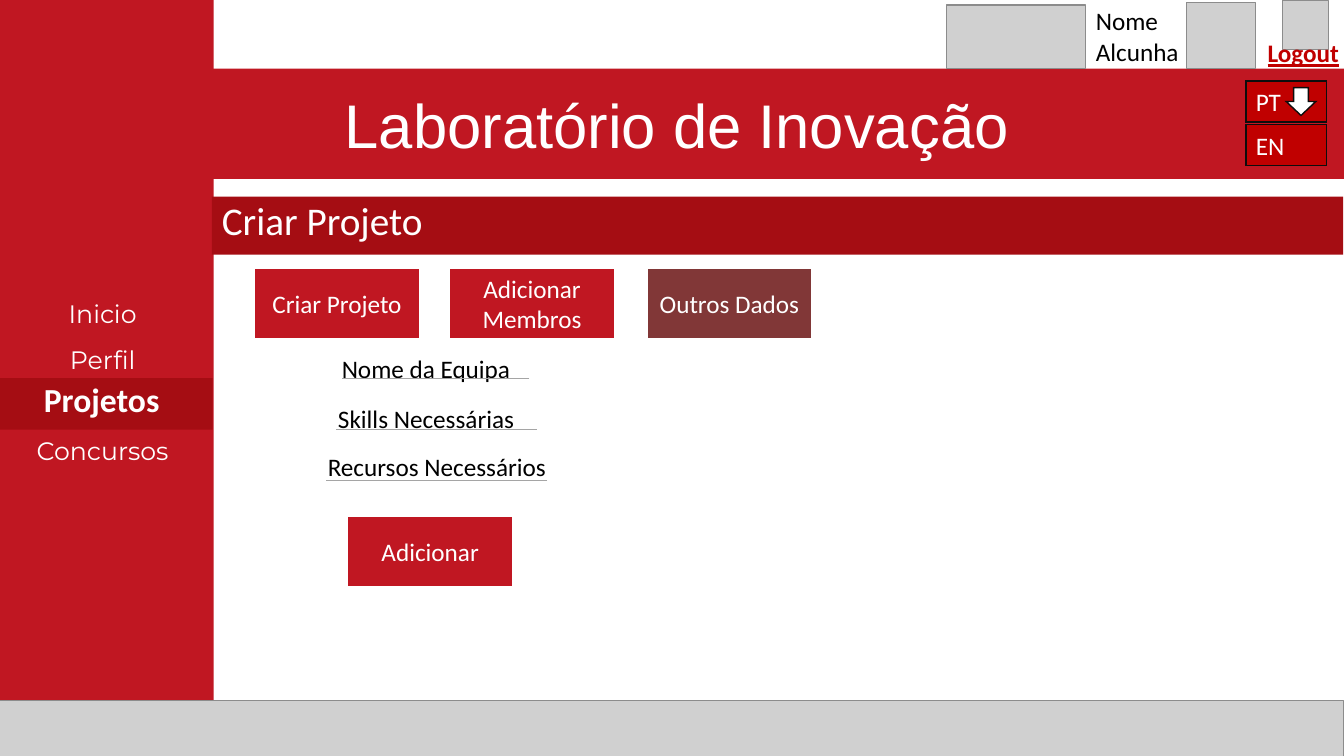
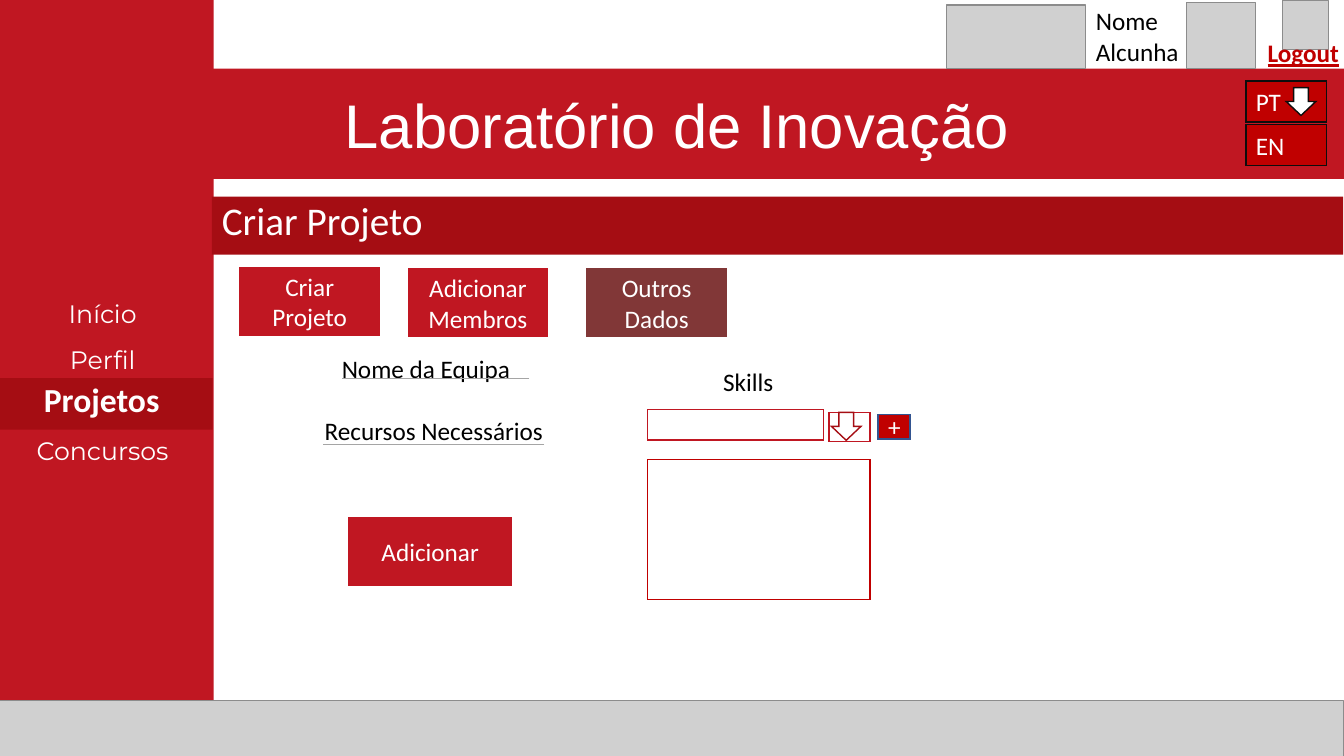
Before and after one commit to Reaf25pt/CriticalProject, a slide deck: slide 13 of frontend/Projetofinal.pptx. Drawn at 1344x756 pixels with LibreOffice and Linux fonts; fonts in the diff are those of the drawing; grey boxes stand for pictures. Boxes give left, top, right and bottom in pixels: in the first picture for what was removed or moved away, otherwise in the second. Text is boxed around its words. In the diff, an @@ line names an element or a change of style, - is before the commit and + after.

```diff
--- a/frontend/Projetofinal.pptx
+++ b/frontend/Projetofinal.pptx
@@ rectangle "Criar Projeto" resized from (x1=254, y1=268, x2=419, y2=339) to (x1=239, y1=266, x2=381, y2=337) @@
@@ rectangle "Adicionar Membros" resized from (x1=450, y1=268, x2=615, y2=339) to (x1=407, y1=268, x2=549, y2=339) @@
@@ rectangle "Outros Dados" resized from (x1=647, y1=268, x2=813, y2=339) to (x1=586, y1=268, x2=728, y2=339) @@
@@ text in rectangle at (x1=69, y1=304, x2=137, y2=323): text changed @@
-Inicio
+Início
@@ text at (x1=723, y1=373, x2=773, y2=391): text changed @@
-Skills Necessárias
+Skills
@@ text "Recursos Necessários" moved from (x1=328, y1=458, x2=545, y2=481) to (x1=325, y1=422, x2=542, y2=445) @@
@@ rectangle added at (x1=647, y1=410, x2=824, y2=441), fill #FFFFFF, outline #C01722 1 pt @@
@@ rectangle added at (x1=829, y1=412, x2=870, y2=442), fill #FFFFFF, outline #C01722 1 pt @@
@@ down arrow added at (x1=832, y1=412, x2=861, y2=441), fill #FFFFFF, outline #A50D13 1 pt @@
@@ rectangle added at (x1=878, y1=414, x2=910, y2=440), fill #C00000, outline #325491 1 pt, 18 pt, text #FFFFFF @@
++
@@ line moved from (547, 480) - (326, 480) to (544, 445) - (323, 445) @@
@@ line removed from (537, 430) to (336, 430) @@
@@ rectangle added at (x1=647, y1=460, x2=870, y2=600), outline #C00000 1 pt @@
```
Also in this commit, not shown: 20 other slides changed.
